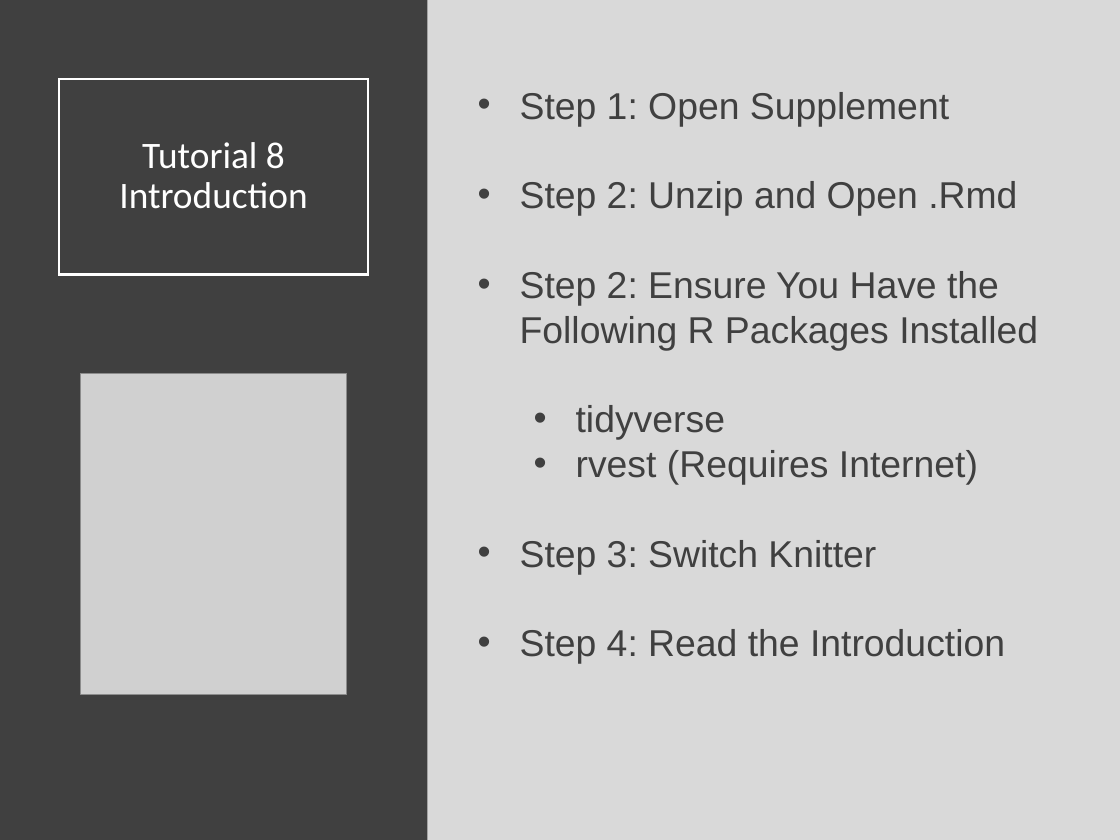
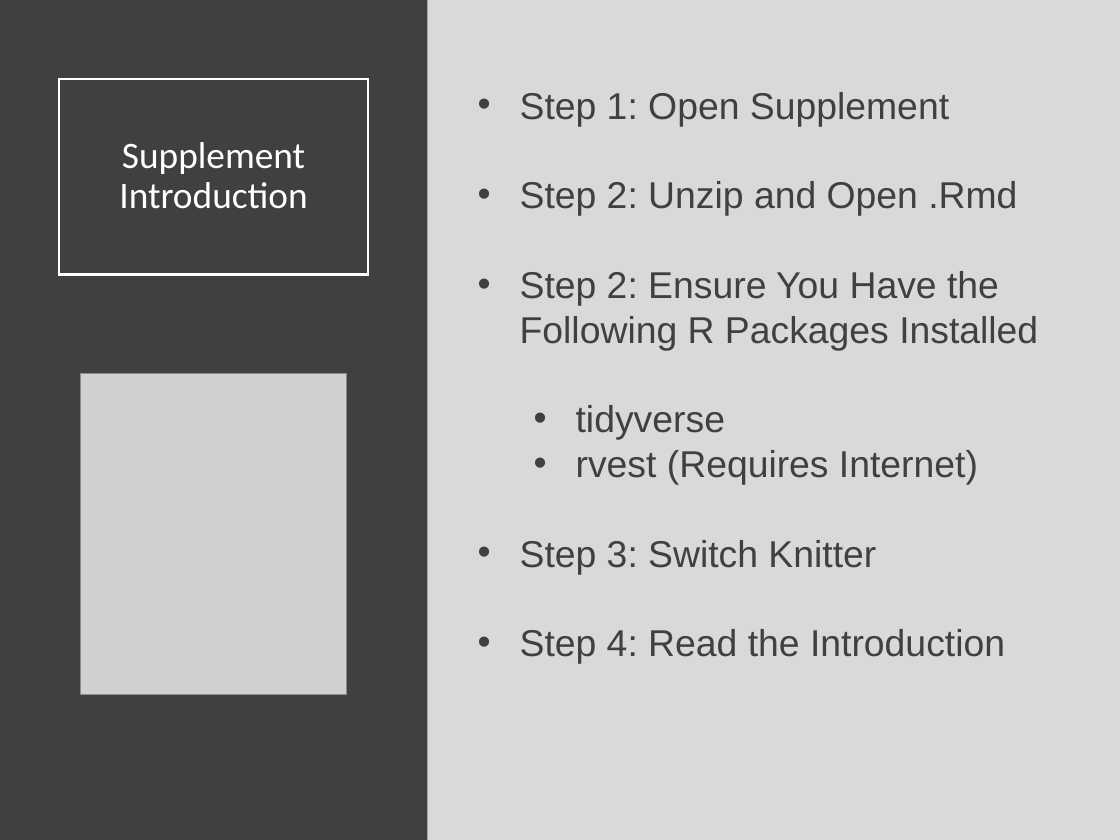
Before and after one commit to SuperMarioGiacomazzo/STOR320_WEBSITE, a slide deck: slide 3 of Lecture/Web Scraping 2/Web_Scraping_2_Lecture.pptx. Drawn at 1120x840 pixels with LibreOffice and Linux fonts; fonts in the diff are those of the drawing; grey boxes stand for pictures. Boxes give left, top, right and bottom in pixels: in the first picture for what was removed or moved away, otherwise in the second. Text is boxed around its words. In the diff, an @@ line names an element or a change of style, - is before the commit and + after.

```diff
--- a/Lecture/Web Scraping 2/Web_Scraping_2_Lecture.pptx
+++ b/Lecture/Web Scraping 2/Web_Scraping_2_Lecture.pptx
@@ title at (119,142,307,209): text changed @@
-Tutorial 8
-Introduction
+Supplement
+Introduction
```
Also in this commit, not shown: 1 other slide changed, 1 other file.
